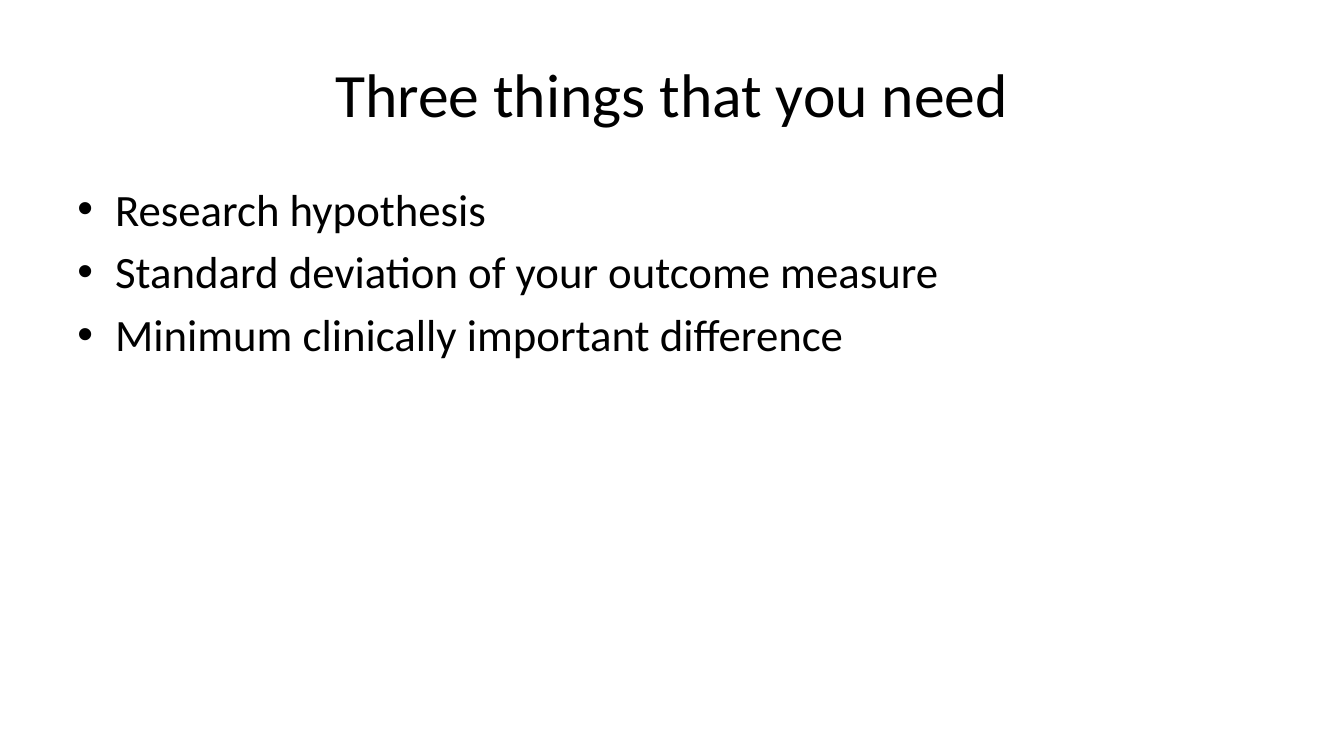
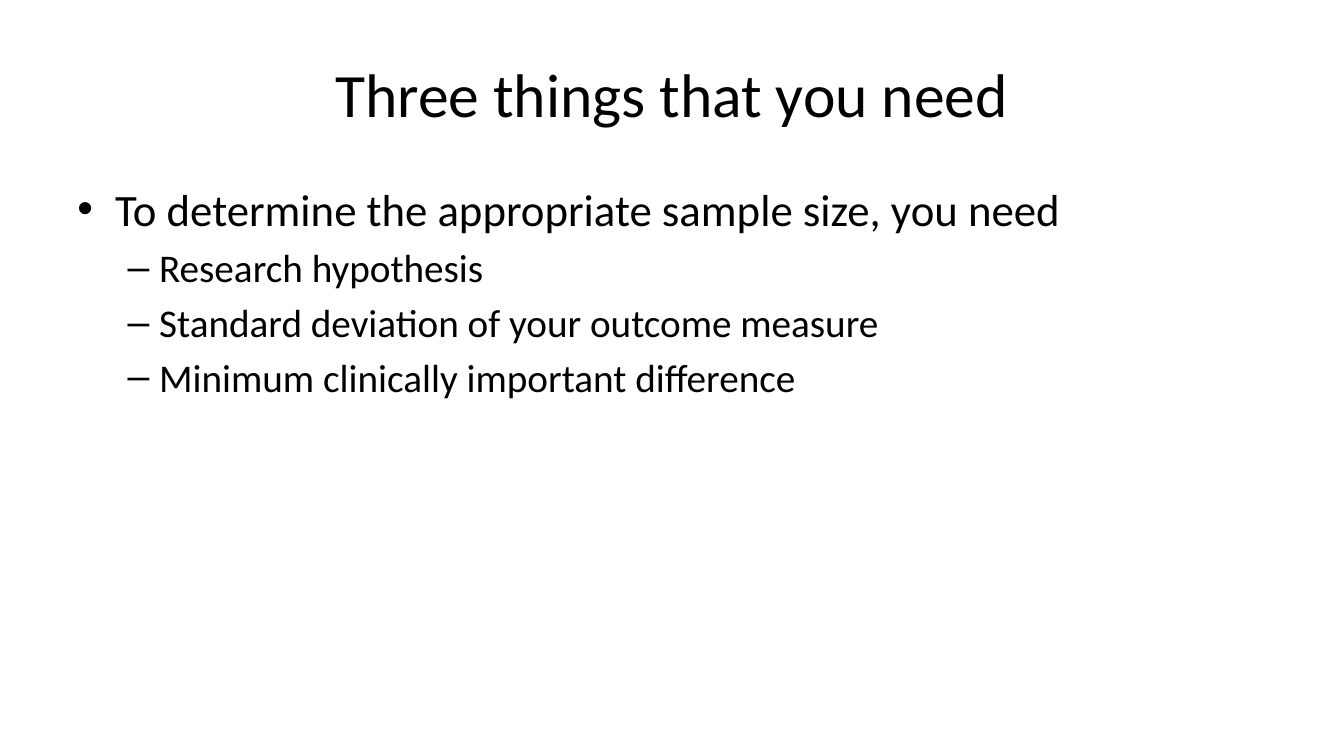
Before and after one commit to pmean/papers-and-presentations, a slide deck: slide 4 of power/power-and-sample-size-slides.pptx. Drawn at 1344x756 pixels with LibreOffice and Linux fonts; fonts in the diff are those of the drawing. Boxes give left, top, right and bottom in pixels: in the first picture for what was removed or moved away, otherwise in the second. Text is boxed around its words. In the diff, an @@ line names an element or a change of style, - is before the commit and + after.

```diff
--- a/power/power-and-sample-size-slides.pptx
+++ b/power/power-and-sample-size-slides.pptx
@@ text at [115, 195, 1060, 234]: paragraph added @@
+• To determine the appropriate sample size, you need
@@ text at [159, 254, 878, 399]: size 32 to 28 pt in "Research hypothesis", "Standard deviation of your outcome measure", "Minimum clinically important difference"; bullet • to –; list level 1 to 2 in "Research hypothesis"; list level 1 to 2 in "Standard deviation of your outcome ..."; list level 1 to 2 in "Minimum clinically important difference" @@
```
Also in this commit, not shown: 3 other slides changed, 2 other files.
